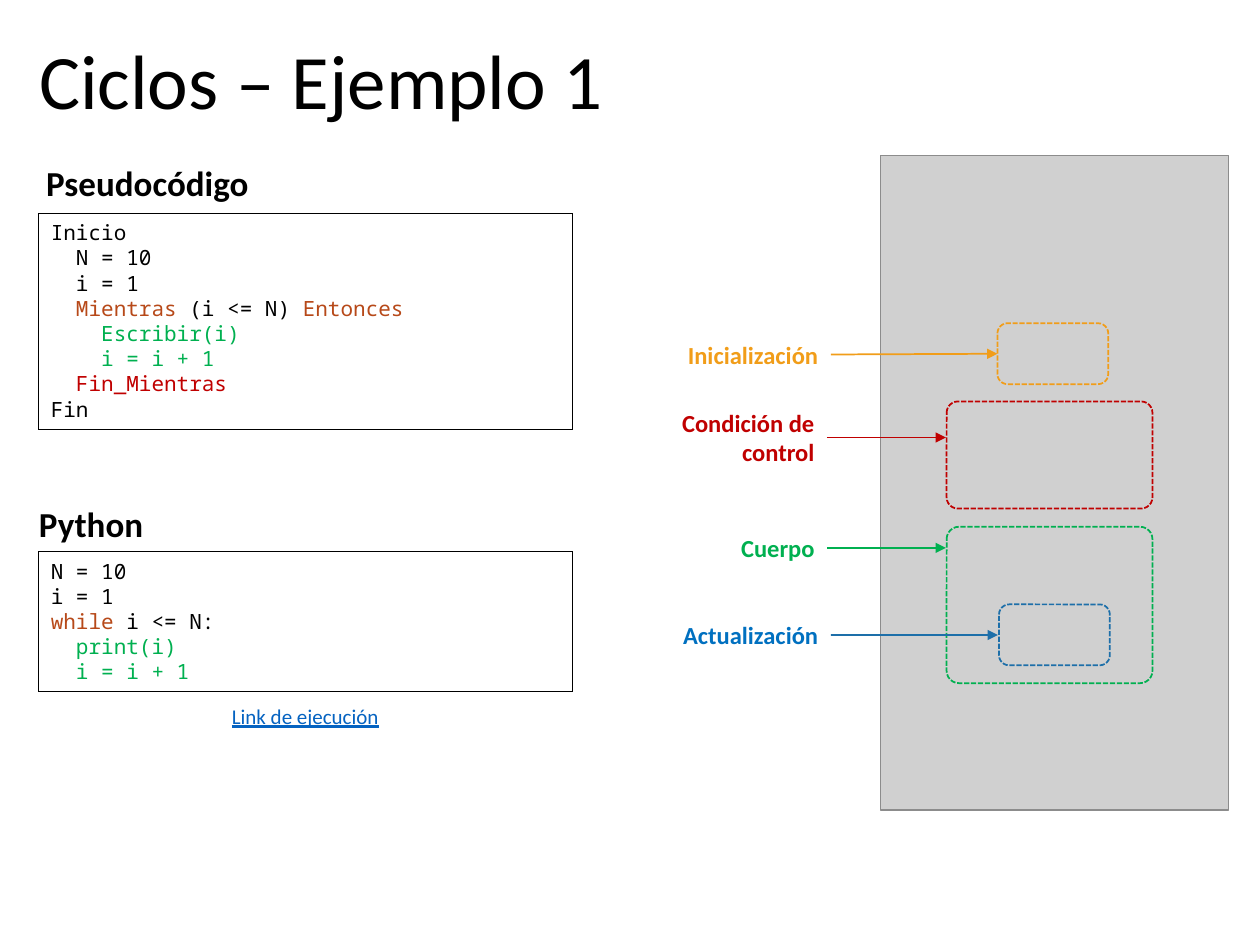
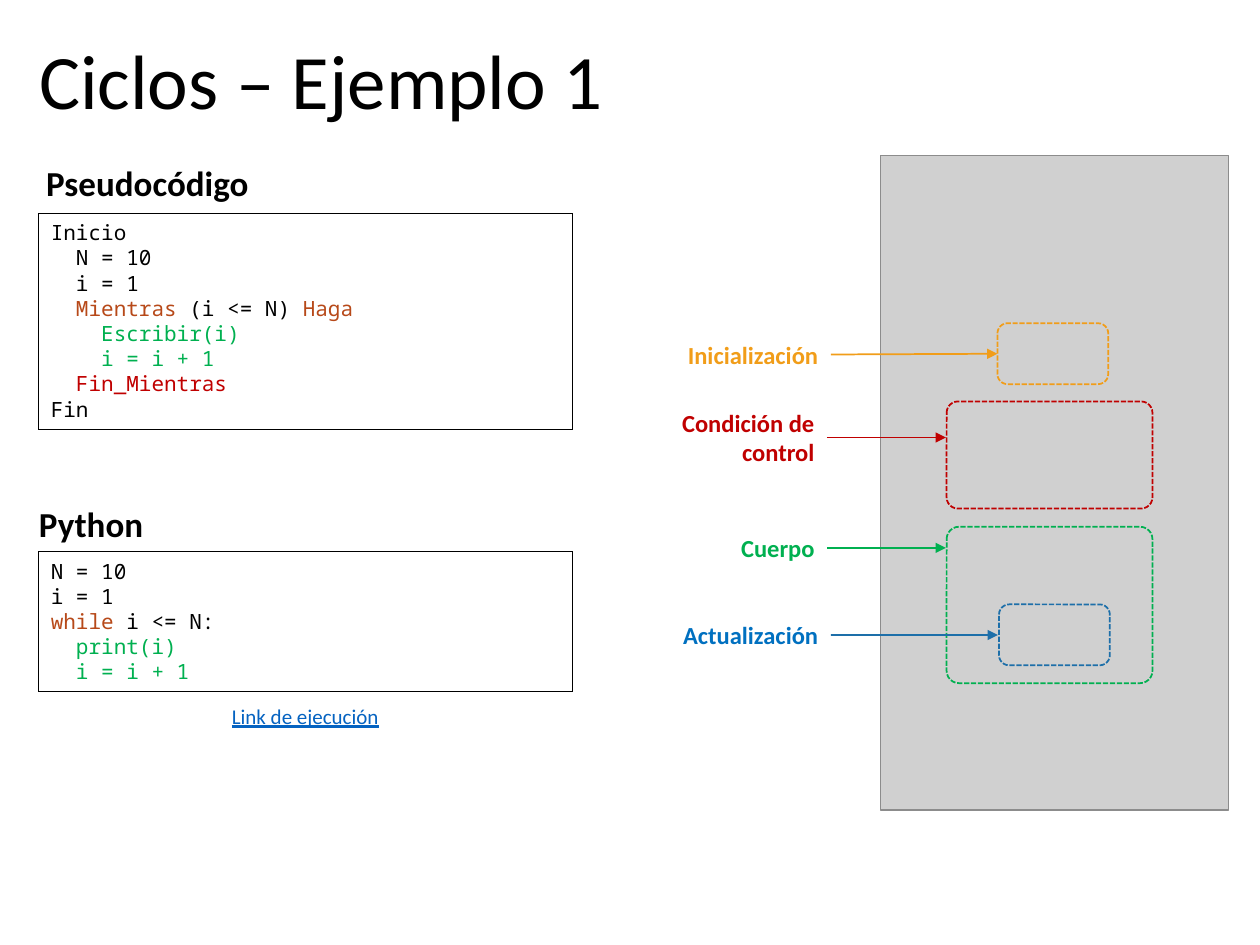
Before and after one commit to algoritmos-UdeA/logica1-20262, a slide deck: slide 28 of clases/7/teoria/clase-07.pptx. Drawn at 1260x945 pixels with LibreOffice and Linux fonts; fonts in the diff are those of the drawing; grey boxes stand for pictures. Boxes give left, top, right and bottom in pixels: in the first picture for what was removed or moved away, otherwise in the second. Text is boxed around its words. In the diff, an @@ line names an element or a change of style, - is before the commit and + after.

```diff
--- a/clases/7/teoria/clase-07.pptx
+++ b/clases/7/teoria/clase-07.pptx
@@ text in rectangle at (x1=76, y1=300, x2=353, y2=321): text changed @@
-Mientras (i <= N) Entonces
+Mientras (i <= N) Haga
```
Also in this commit, not shown: 20 other slides changed, 14 slides added, 13 other files.
